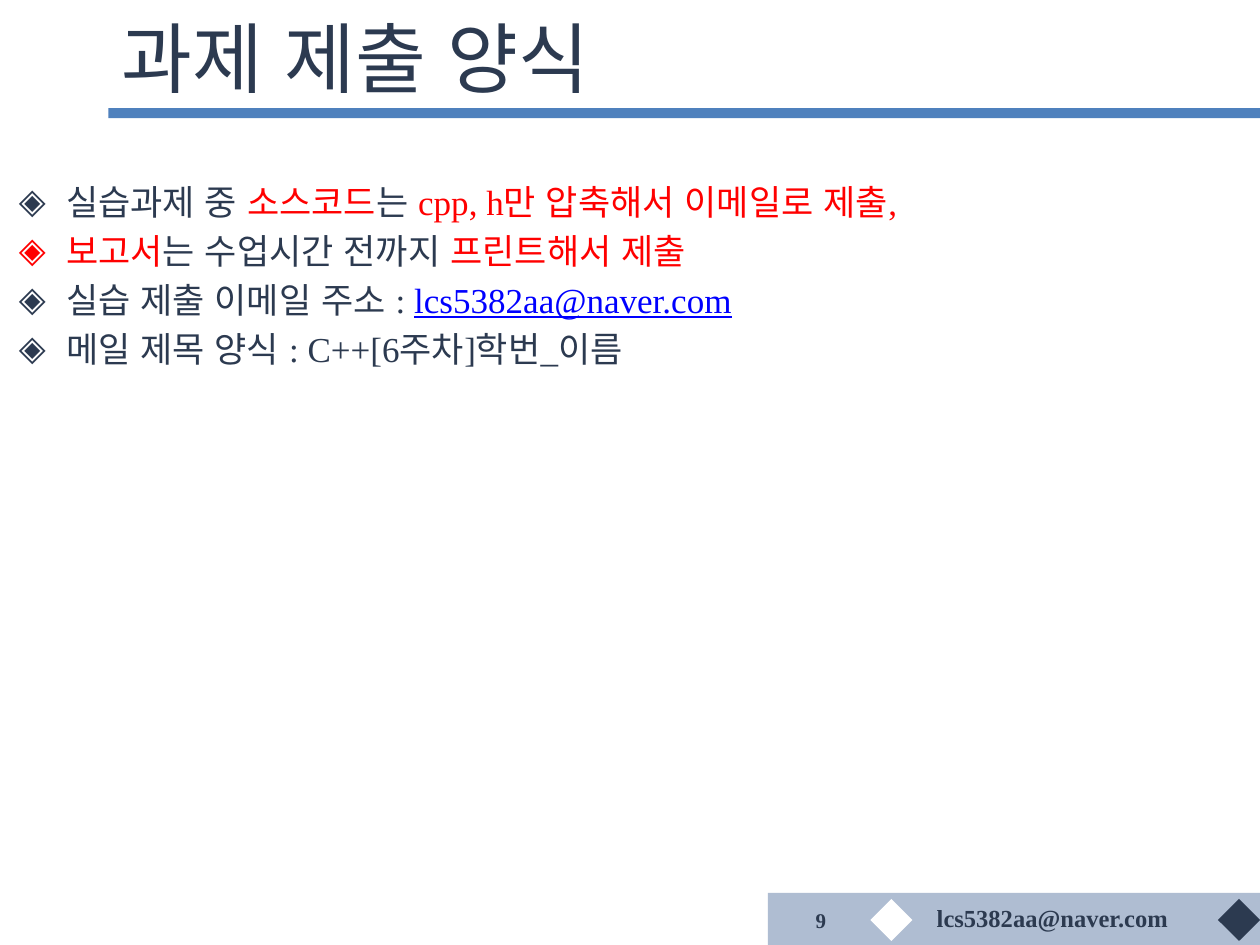
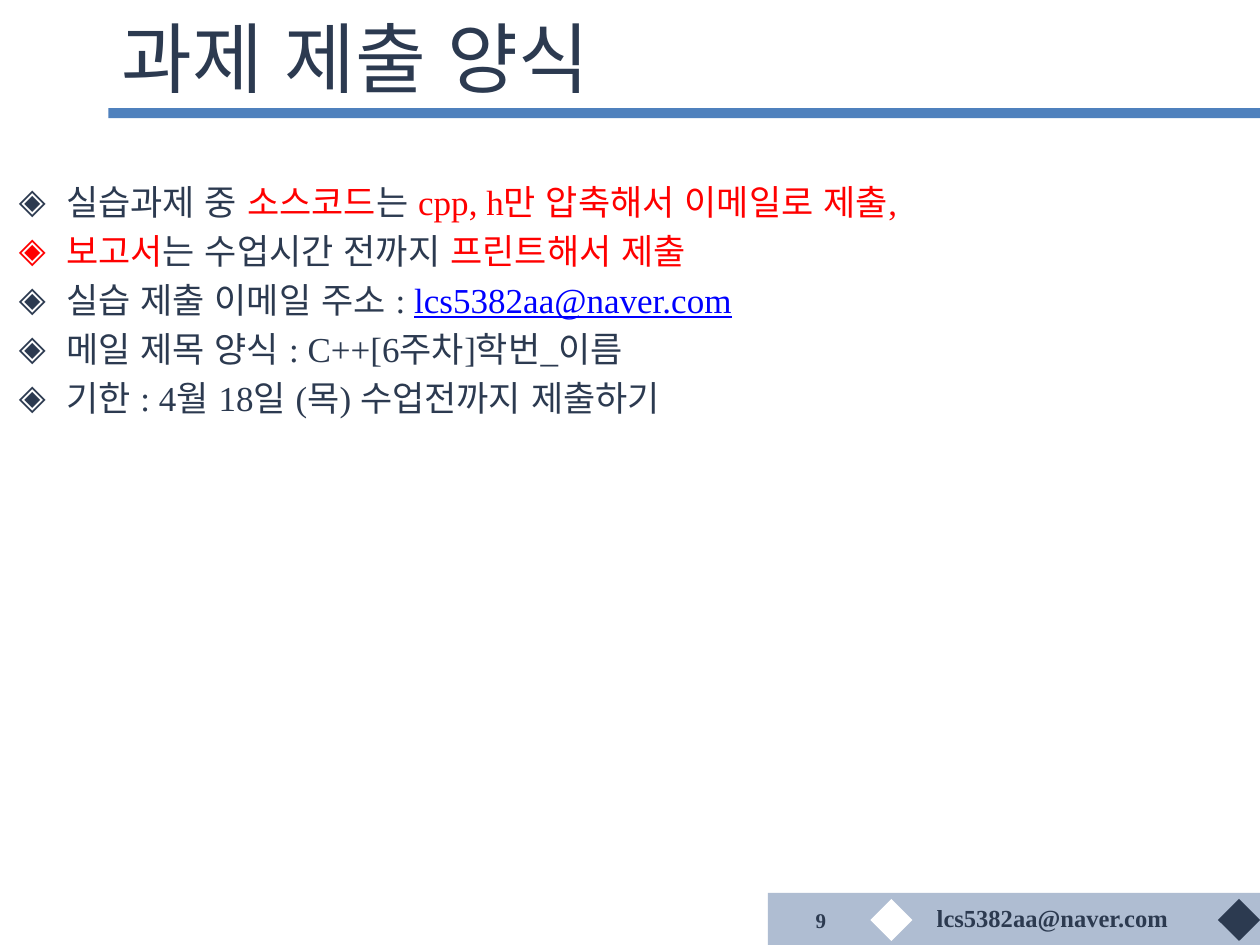
Before and after one commit to lcs5382/cclab_server, a slide deck: slide 9 of lesson_6/6주차실습.pptx. Drawn at 1260x945 pixels with LibreOffice and Linux fonts; fonts in the diff are those of the drawing; background and template pictures are left out. Boxes give left, top, right and bottom in pixels: in the first picture for what was removed or moved away, otherwise in the second. Text is boxed around its words. In the diff, an @@ line names an element or a change of style, - is before the commit and + after.

```diff
--- a/lesson_6/6주차실습.pptx
+++ b/lesson_6/6주차실습.pptx
@@ text at (66, 382, 660, 418): paragraph added @@
+◈ 기한 : 4월 18일 (목) 수업전까지 제출하기
```
Also in this commit, not shown: 1 other slide changed.
